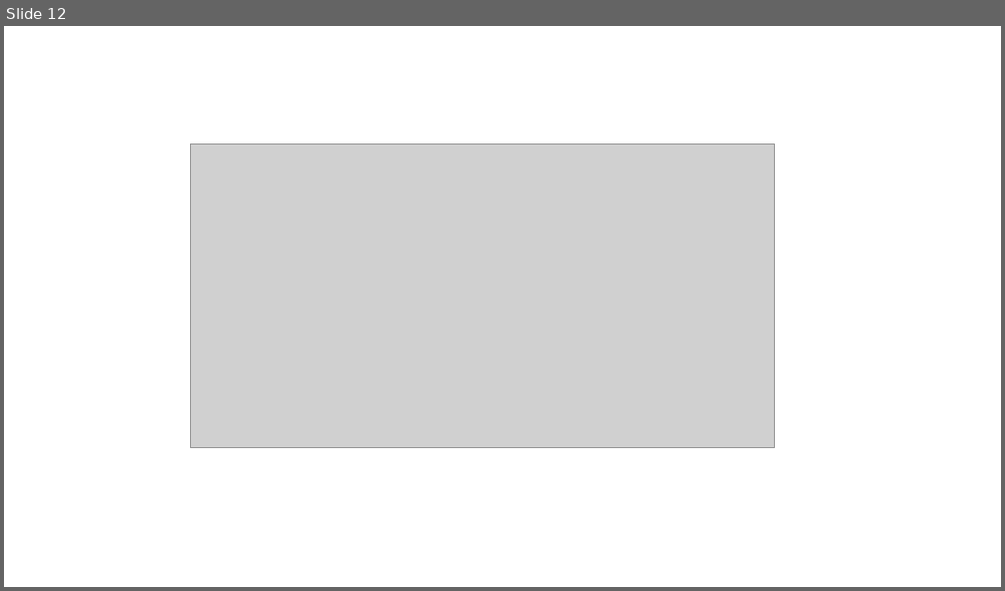
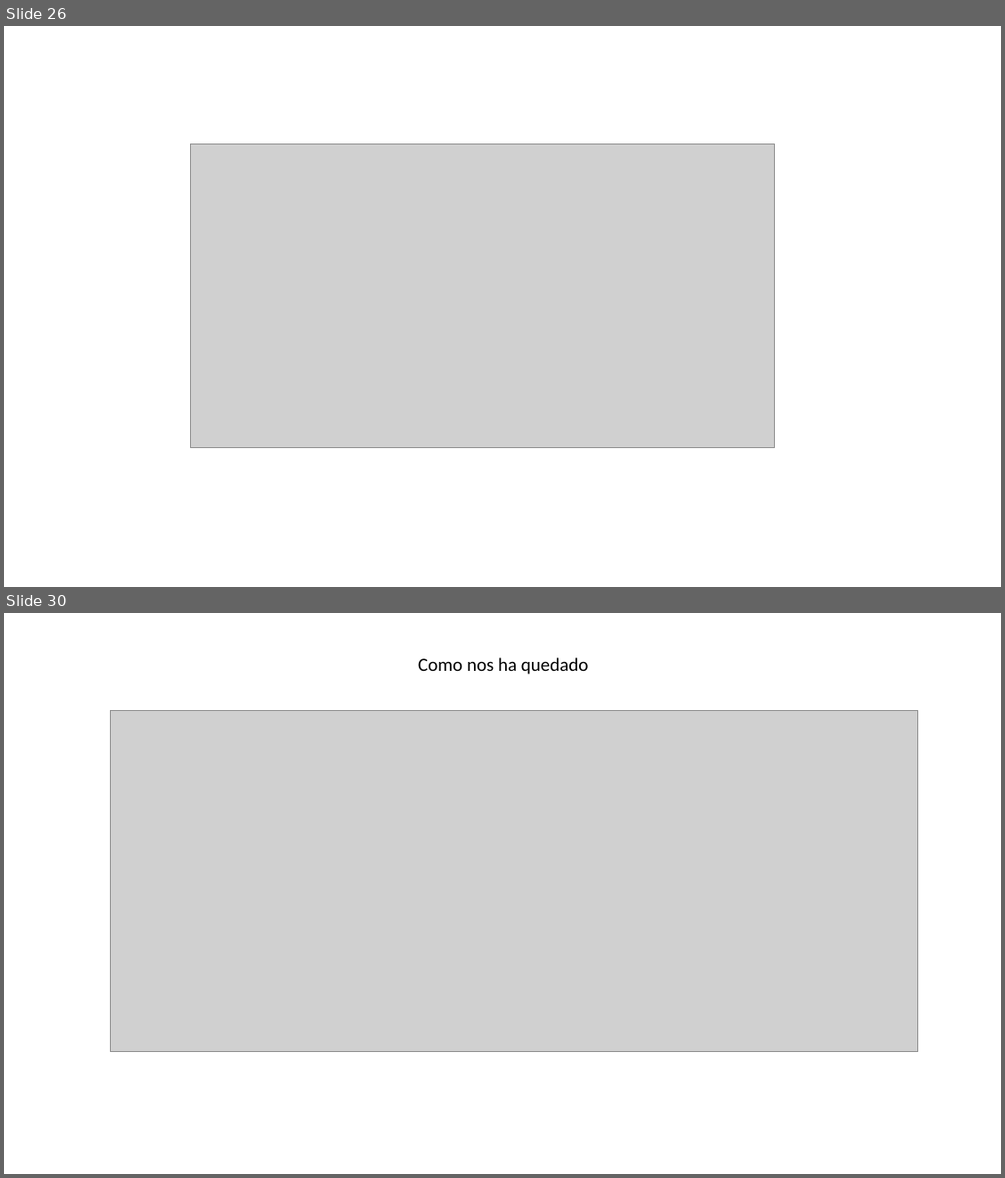
Before and after one commit to DavidLunaF/YoSoyTuCine, a slide deck: DOCUMENTACION PROYECTO/presentacion YSTC.pptx. Shown one above the other, each under a label of ours: slide 12 before the commit, slides 26 and 30 after it; the slides between them are not shown. The pictures are 1005x591 and 1005x1178 pixels, drawn with LibreOffice and Linux fonts; fonts in the diff are those of the drawing; grey boxes stand for pictures. Boxes give left, top, right and bottom in pixels: in the first picture for what was removed or moved away, otherwise in the second. Text is boxed around its words. In the diff, an @@ line names an element or a change of style, - is before the commit and + after.

```diff
--- a/DOCUMENTACION PROYECTO/presentacion YSTC.pptx
+++ b/DOCUMENTACION PROYECTO/presentacion YSTC.pptx
@@ slide 30 added at (4, 613, 1001, 1174), background #FFFFFF @@
@@ text added at (418, 657, 589, 674), 18 pt, text #000000 @@
+Como nos ha quedado
@@ picture added at (111, 710, 918, 1051) @@
@@ what was slide 12 is now slide 26 @@
```
Also in this commit, not shown: 1 slide changed, 18 other slides added, 2 other files.
